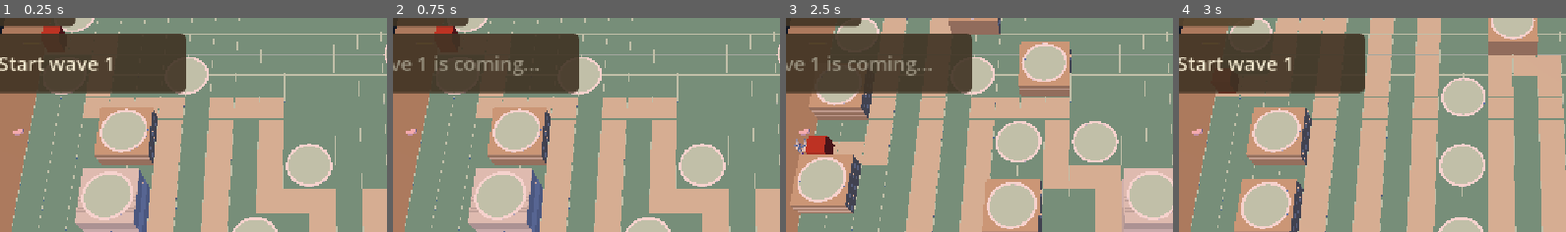
Above: before the commit, frames 1-4 (left to right).
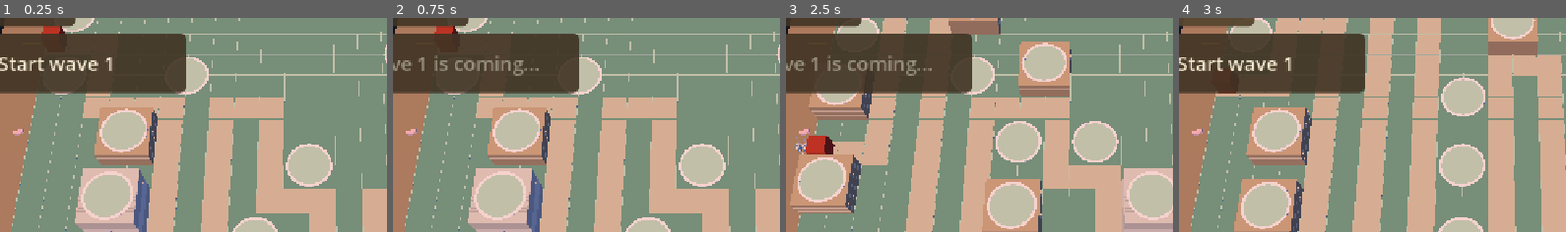
Above: after the commit, the same moments.

Repository: juanpalopez/psychic-bassoon
Game: Godot game, scene res://main.tscn
The game is run twice, just before and just after one commit, with the same random seed, the same clock (stepped at 60 frames per second) and the same inputs.
Inputs:
- Up to frame 1 (0.25 s): no input
- Up to frame 2 (0.75 s): click "Start wave 1" at 0.5 s
- Up to frame 3 (2.5 s): click "Next seed" at 1.25 s; click "Start wave 1" at 2 s
- Up to frame 4 (3 s): click "Next seed" at 2.75 s
The pictures show only the part of the screen within x 10-60%, y 20-70%; the shares and areas given below are measured in that part.

Frames 1-2 are identical in both runs. In frame 3, less than 0.1% of the frame differs, in the area x 2-6%, y 55-64%; in frame 4, nothing differs.

Commit message:
fix(render): stand foes and guards on the lane height
Foes and guards stood 0.06 up, the old road height, 5 cm above the new lane.
Tests now tie the real terrain models and the lifts above the overlay.

Refs #247

Co-Authored-By: Claude Sonnet 5.5 <noreply@anthropic.com>
Claude-Session: https://claude.ai/code/session_013kCD1gD2mF2bzJQYitQCV3

Diff:
--- a/godot/render/foes_view.gd
+++ b/godot/render/foes_view.gd
@@ -14,7 +14,8 @@
 const CAPSULE_RADIUS := 0.5
 const CAPSULE_HEIGHT := 1.6
 ## Where the road surface is, so a foe stands on it.
-const GROUND := 0.06
+## Feet stand on the lane.
+const GROUND := Board.ROAD_HEIGHT
 ## How much darker a foe at 0 hp is drawn.
 const HURT_DARKEN := 0.6
 const COLOURS := {
--- a/godot/render/guards_view.gd
+++ b/godot/render/guards_view.gd
@@ -7,7 +7,8 @@
 extends Node3D
 
 ## Where the road surface is, so a guard stands on it (as the foes do).
-const GROUND := 0.06
+## Feet stand on the lane.
+const GROUND := Board.ROAD_HEIGHT
 const BODY_RADIUS := 0.2
 const BODY_HEIGHT := 0.7
 const BAR_WIDTH := 0.5
--- a/godot/tests/render/test_board.gd
+++ b/godot/tests/render/test_board.gd
@@ -98,6 +98,21 @@
 			surfaces += child.multimesh.mesh.get_surface_count()
 	assert_lte(multimeshes, 8)
 	assert_lt(surfaces, 30, "a few dozen draw calls at most")
+
+
+func test_the_real_terrain_models_are_used_not_the_box_fallback() -> void:
+	var board := _board(7920)
+	for node_name in ["Mat", "Lane", "Cardboard", "Paperboard", "SocketOverlays", "Desk"]:
+		assert_false(_multimesh(board, node_name).mesh is BoxMesh, node_name)
+
+
+func test_things_standing_on_the_board_use_the_boards_heights() -> void:
+	assert_eq(FoesView.GROUND, Board.ROAD_HEIGHT)
+	assert_eq(GuardsView.GROUND, Board.ROAD_HEIGHT)
+	# the highlight and the range ring float above the etched overlay, never in its plane
+	var overlay := ModelLoader.mesh(Board.TERRAIN + "overlay_socket_empty_2x2.glb")
+	assert_gt(CellHighlight.LIFT, overlay.get_aabb().end.y)
+	assert_gt(RangeRing.LIFT, CellHighlight.LIFT)
 
 
 func test_the_board_draws_one_socket_overlay_per_socket() -> void:
